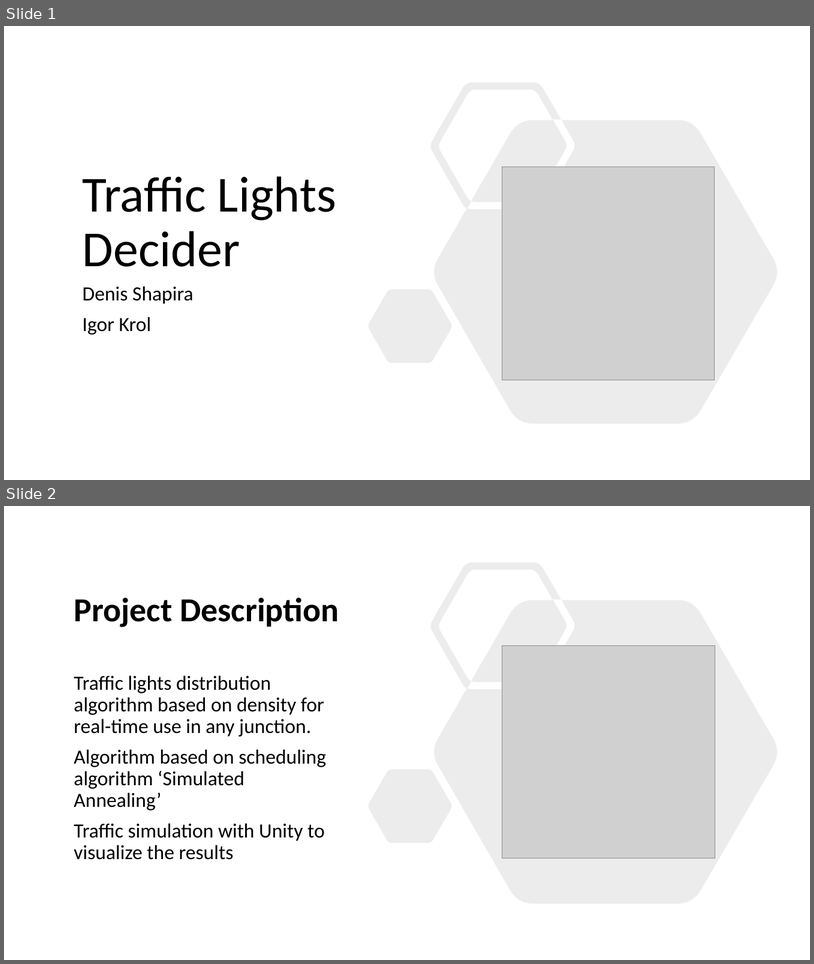
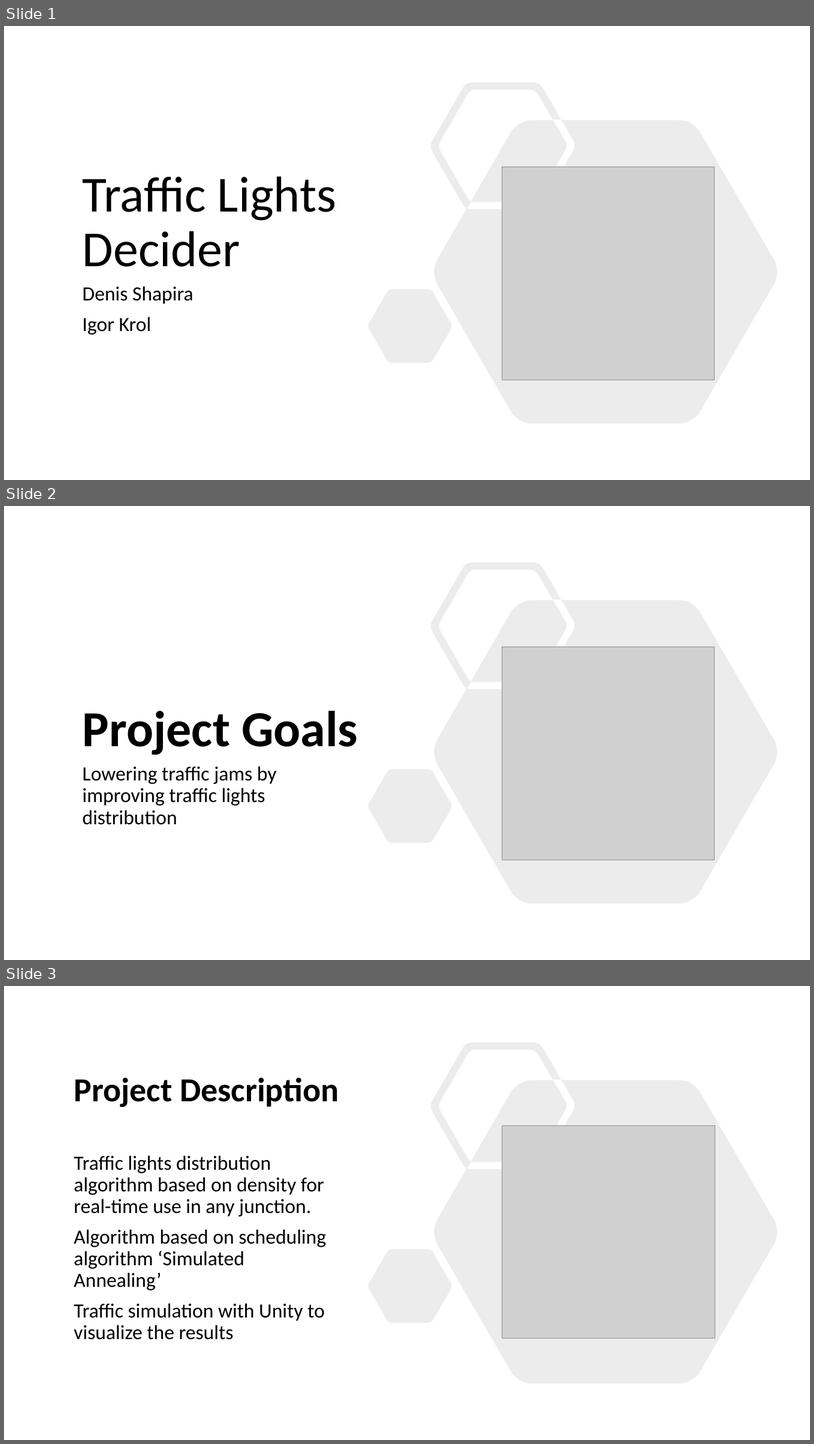
Before and after one commit to aripash/TLD, a slide deck: Presentation.pptx. Shown one above the other, each under a label of ours: slides 1 and 2 before the commit, slides 1, 2 and 3 after it. The pictures are 814x964 and 814x1444 pixels, drawn with LibreOffice and Linux fonts; fonts in the diff are those of the drawing; grey boxes stand for pictures. Boxes give left, top, right and bottom in pixels: in the first picture for what was removed or moved away, otherwise in the second. Text is boxed around its words. In the diff, an @@ line names an element or a change of style, - is before the commit and + after.

```diff
--- a/Presentation.pptx
+++ b/Presentation.pptx
@@ slide 2 added at (x1=4, y1=506, x2=810, y2=960), background #FFFFFF @@
@@ freeform shape added at (x1=369, y1=562, x2=778, y2=903), fill #808080 at 15% opacity @@
@@ picture added at (x1=503, y1=647, x2=716, y2=860) @@
@@ title added at (x1=83, y1=711, x2=358, y2=755), 60 pt, text #000000, bold @@
+Project Goals
@@ text added at (x1=83, y1=766, x2=277, y2=825), 24 pt, text #000000 @@
+Lowering traffic jams by improving traffic lights distribution
@@ what was slide 2 is now slide 3 @@
```
Also in this commit, not shown: 4 other slides added, 4 other files.
